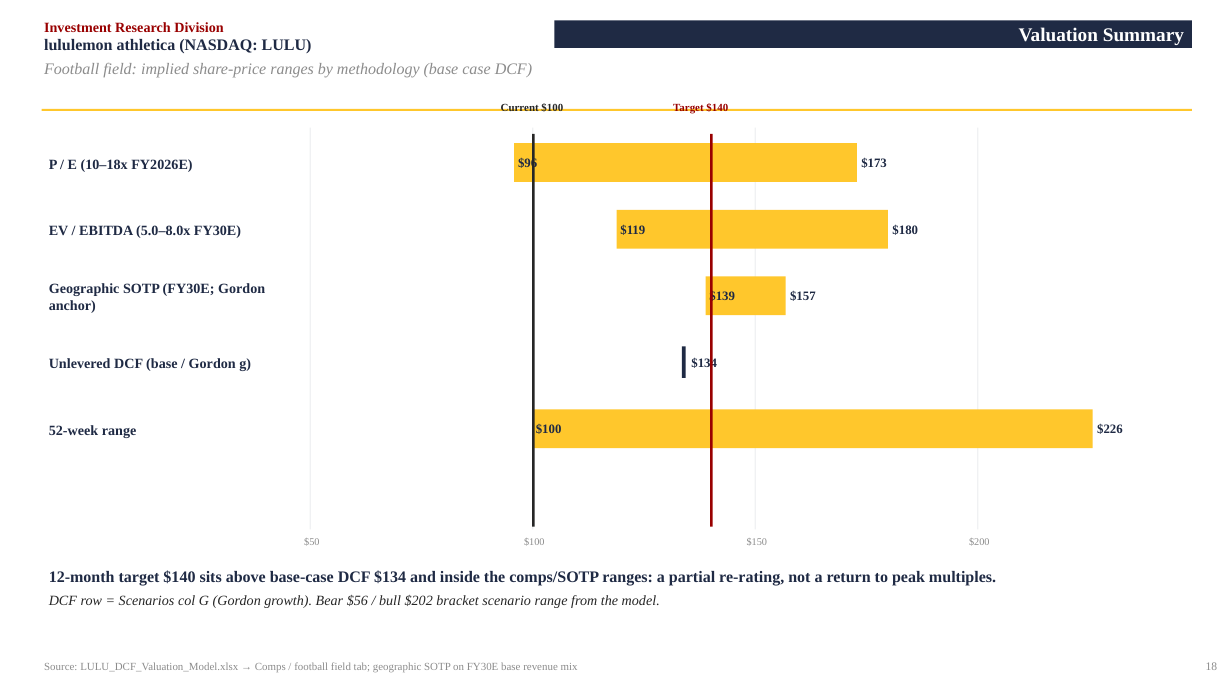
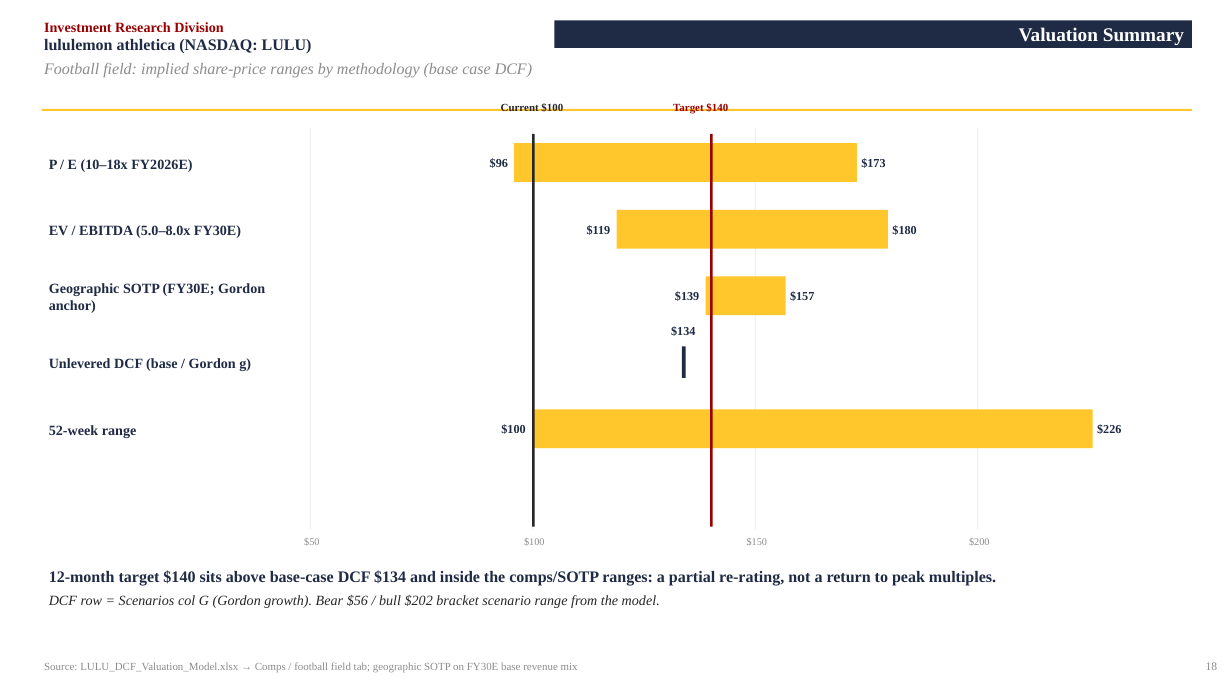
Before and after one commit to vengeanceaiUSC/RM, a slide deck: slide 18 of LULU/LULU_Investment_Pitch_Deck.pptx. Drawn at 1232x693 pixels with LibreOffice and Linux fonts; fonts in the diff are those of the drawing. Boxes give left, top, right and bottom in pixels: in the first picture for what was removed or moved away, otherwise in the second. Text is boxed around its words. In the diff, an @@ line names an element or a change of style, - is before the commit and + after.

```diff
--- a/LULU/LULU_Investment_Pitch_Deck.pptx
+++ b/LULU/LULU_Investment_Pitch_Deck.pptx
@@ text "$96" moved from (x1=515, y1=143, x2=858, y2=182) to (x1=490, y1=158, x2=508, y2=168) @@
@@ rectangle added at (x1=515, y1=143, x2=858, y2=182), fill #FFC72C @@
@@ text "$119" moved from (x1=616, y1=210, x2=888, y2=249) to (x1=587, y1=225, x2=611, y2=235) @@
@@ rectangle added at (x1=616, y1=210, x2=888, y2=249), fill #FFC72C @@
@@ text "$139" moved from (x1=706, y1=276, x2=787, y2=315) to (x1=675, y1=291, x2=699, y2=301) @@
@@ rectangle added at (x1=706, y1=276, x2=787, y2=315), fill #FFC72C @@
@@ text "$134" moved from (x1=691, y1=357, x2=717, y2=370) to (x1=671, y1=326, x2=695, y2=336) @@
@@ text "$134" at (x1=671, y1=326, x2=695, y2=336): size 10 to 9.5 pt; alignment left to centre; vertical alignment middle to top @@
@@ size 10 to 9.5 pt; alignment left to right; fill #FFC72C to none in 4 elements at (x1=675, y1=291, x2=699, y2=301), (x1=587, y1=225, x2=611, y2=235), (x1=490, y1=158, x2=508, y2=168), (x1=501, y1=424, x2=525, y2=434) @@
@@ text "$100" moved from (x1=532, y1=409, x2=1093, y2=448) to (x1=501, y1=424, x2=525, y2=434) @@
@@ rectangle added at (x1=532, y1=409, x2=1093, y2=448), fill #FFC72C @@
@@ size 10 to 9.5 pt in 4 elements at (x1=861, y1=158, x2=885, y2=168), (x1=892, y1=225, x2=916, y2=235), (x1=790, y1=291, x2=814, y2=301), (x1=1097, y1=424, x2=1121, y2=434) @@
```
Also in this commit, not shown: 13 other slides changed, 2 other files.
